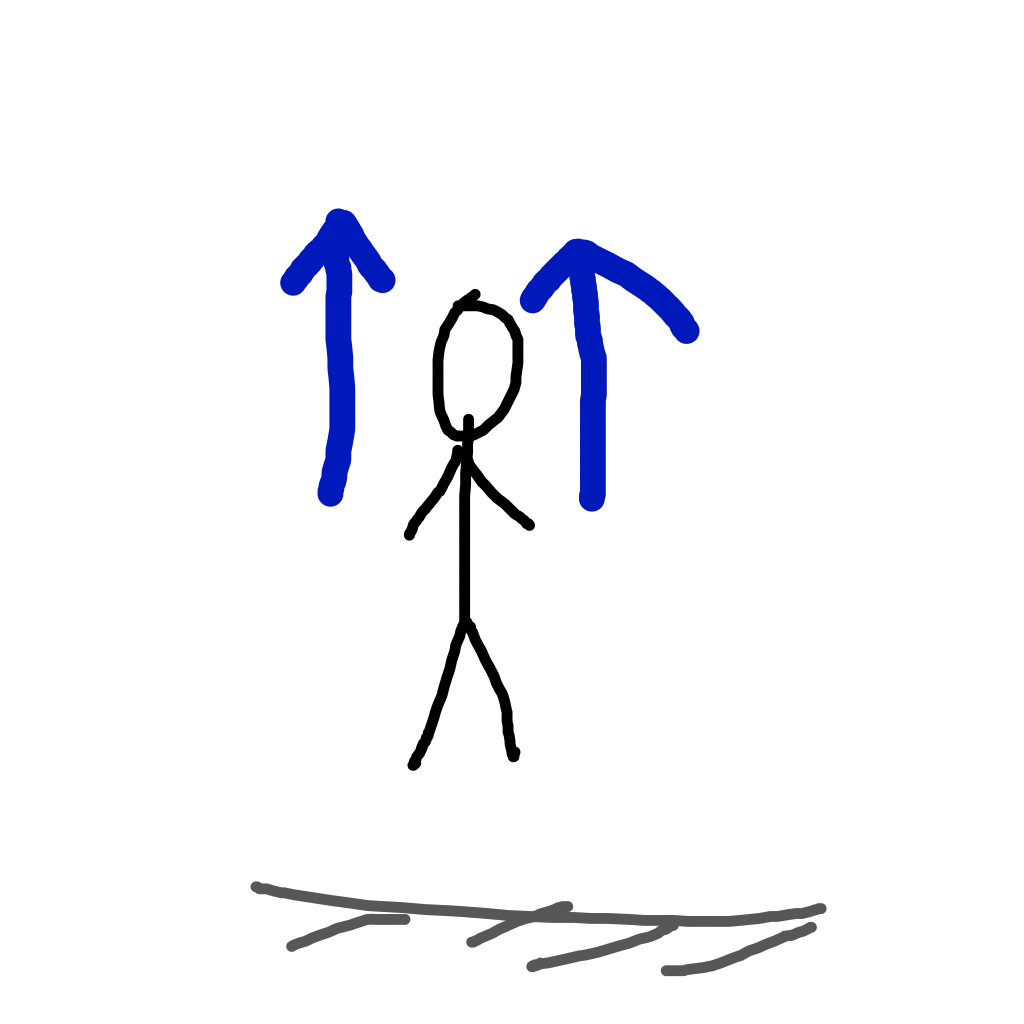
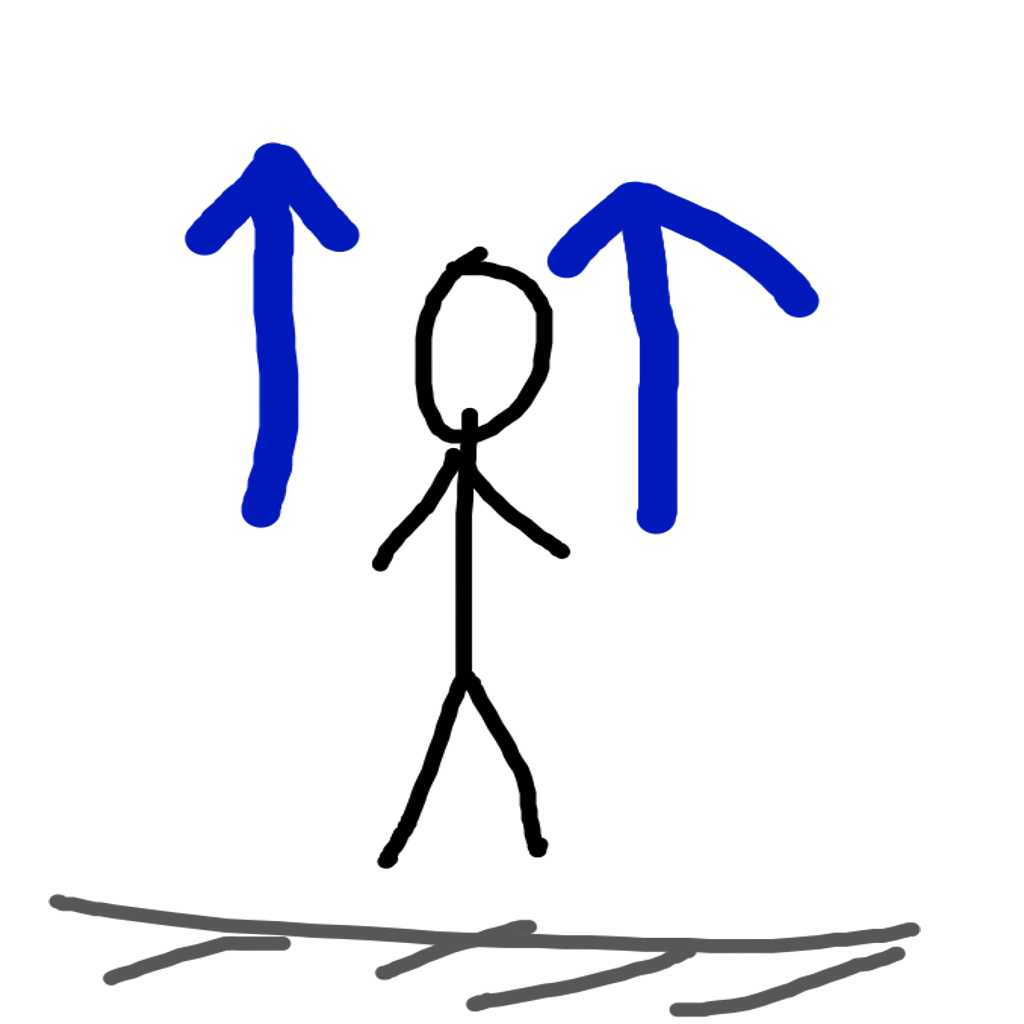
The second w=1024, h=1024 image is a revision of the first. Changes to its layers:
painted on "Paint Layer 1" over [48, 142, 921, 1018]
